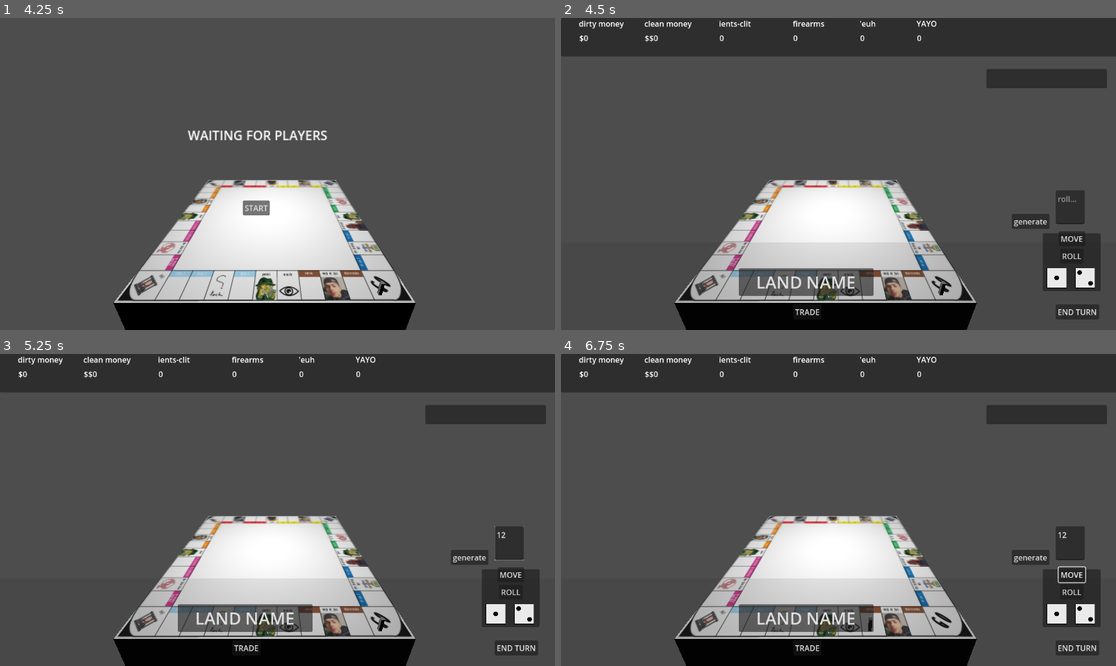
Above: before the commit, frames 1-4 (two rows, left to right).
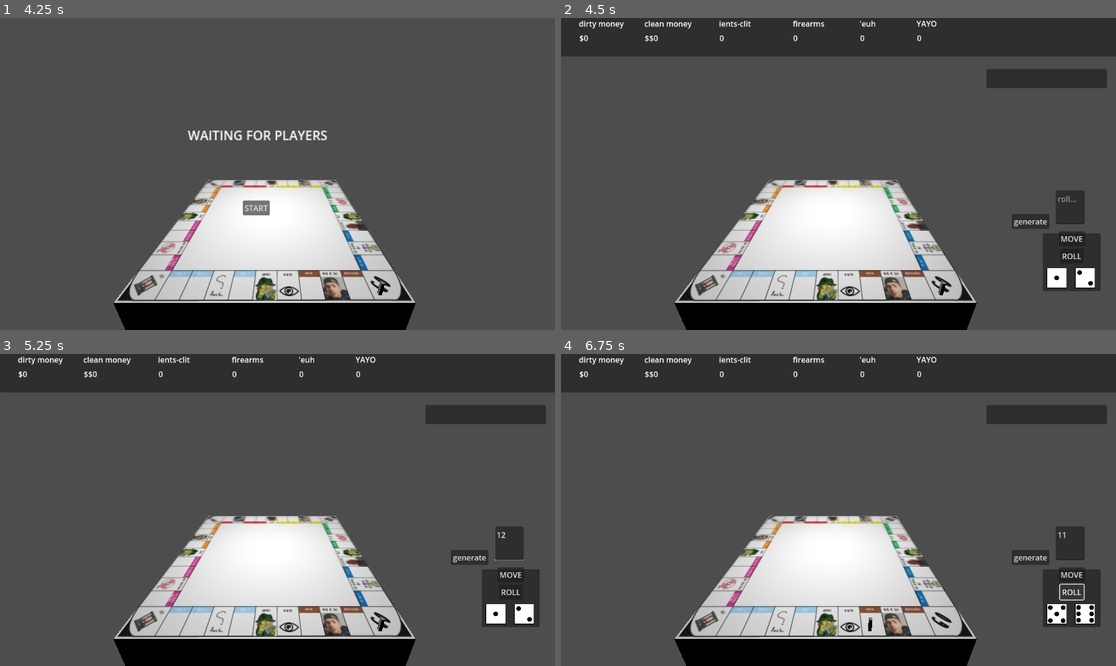
Above: after the commit, the same moments.

Repository: Khalil-Khe1/multiplayer_godot4
Game: Godot game, scene res://scenes/game.tscn
Same seed, same stepped clock (60 frames per second), same inputs: the game is played once before the commit and once after it.
Inputs (mouse positions are in pixels of both pictures, inside the frame that each line leads up to):
- Up to frame 1 (4.25 s): click (61, 74) at 0.52 s; type "Alex" at 0.6 s; click "ttt" at 1.25 s; click "ttt" at 2 s; click "ttt" at 2.75 s; click "HOST" at 3.5 s
- Up to frame 2 (4.5 s): click "START" at 4.25 s
- Up to frame 3 (5.25 s): click (510, 544) at 5.02 s; type "12" at 5.1 s
- Up to frame 4 (6.75 s): click "MOVE" at 5.75 s; click "ROLL" at 6.5 s

Frame 1 is identical in both runs. In frame 2, 2.4% of the frame differs, in the area x 32-97%, y 80-97%; in frame 3, 2.4%; in frame 4, 2.6%, in the area x 32-97%, y 57-97%.
Error before the commit: Out of bounds get index '1' (on base: 'Array') (res://scripts/game_controller.gd:187)

Commit message:
ui and game state sync

Diff:
--- a/pnl_sim/scripts/game_controller.gd
+++ b/pnl_sim/scripts/game_controller.gd
@@ -32,19 +32,24 @@
 
 @rpc("any_peer")
 func sync_turn(t : int):
-	print(multiplayer.get_unique_id())
 	turn = t
-	for p in players:
+	print(players)
+	for p in players:
+		print("summit: ", p.get_id())
 		if(multiplayer.get_unique_id() == p.get_id()):
+			print("a ", p.get_order())
 			if(turn == p.get_order()):
+				print(p.get_order())
 				set_game_state(gameStates.NEWTURN)
+				p.print_self()
+	print("sync turn : ", multiplayer.get_unique_id(), " TURN : ", turn)
 
 func set_game_state(value : gameStates):
 	gameState = value
 	var keywords : Array
 	match(gameState):
 		gameStates.NEWTURN:
-			pass
+			set_game_state(gameStates.ROLL)
 		gameStates.ROLL:
 			keywords.append("roll")
 			hide_unhide_ui(keywords)
@@ -66,6 +71,7 @@
 func load_resources():
 	load_dice()
 	load_lands()
+	load_panels()
 	setup_ui_navbar()
 
 @rpc("any_peer")
@@ -91,18 +97,18 @@
 		if(p.get_id() != 1):
 			rpc_id(p.get_id(), "sync_players", tmp)
 			rpc_id(p.get_id(), "rpc_load_resources")
+			rpc_id(p.get_id(), "sync_lobby_start_ui")
 
 @rpc("any_peer")
 func sync_players(players_array : Dictionary):
-	var local_players : Array = self.get_node("Players").get_children()
-	for p in local_players:
+	players = self.get_node("Players").get_children()
+	for p in players:
 		for rp in players_array.keys():
 			if(p.get_id() == rp):
 				p.set_order(players_array[rp])
 				break
-	for p in local_players:
+	for p in players:
 		p.print_self()
-
 
 func load_dice():
 	for i in 6:
@@ -115,7 +121,7 @@
 
 func load_panels():
 	panels["roll"] = self.get_parent().get_node("control/game_ui/roll_panel")
-	panels["gameplay"] = self.get_parent().get_node("contolr/game_ui/gameplay_panel")
+	panels["gameplay"] = self.get_parent().get_node("control/game_ui/gameplay_panel")
 
 func load_lands():
 	shares = load("res://scripts/shares.gd").new()
@@ -128,8 +134,11 @@
 	for k in panels.keys():
 		if k in keywords:
 			panels[k].set_visible(true)
+			print("ssss")
 		else:
 			panels[k].set_visible(false)
+			print("ddd")
+	print("hide_unhide: ", multiplayer.get_unique_id())
 
 func _on_move_pressed():
 	var howmuch : int = int(self.get_parent().get_node("control/game_ui/roll_panel/howmuch").text)
@@ -149,8 +158,8 @@
 		players[0].square = players[0].square + 1
 		if(players[0].square > 39):
 			players[0].square = 0
-		#print(players[0].position, "   ", players[0].square)
 		await get_tree().create_timer(0.4).timeout
+	set_game_state(gameStates.ACTION)
 
 func _on_roll_pressed():
 	var rng = RandomNumberGenerator.new()
@@ -163,19 +172,30 @@
 	set_dice(1, r1)
 	set_dice(2, r2)
 	self.get_parent().get_node("control/game_ui/roll_panel/howmuch").set_text(str(r1 + r2 + 2))
-	rpc("sync_roll", r1, r2)
 
 func _on_start_pressed():
 	var server  = self.get_parent()
 	server.get_node("control/lobby").set_visible(false)
 	server.get_node("control/game_ui").set_visible(true)
+	server.get_node("control/game_ui/roll_panel").set_visible(true)
+	server.get_node("control/game_ui/gameplay_panel").set_visible(false)
 	load_players()
 	load_resources()
 	sync_peers_on_init()
-	test_lands()
+	for p in players:
+		p.print_self()
+	#test_lands()
 
 func set_dice(n : int, roll : int):
 	self.get_parent().get_node("control/game_ui/roll_panel/D" + str(n)).set_texture(dice[roll])
+
+@rpc("any_peer")
+func sync_lobby_start_ui():
+	var empty : Array
+	empty.append("empty")
+	self.get_parent().get_node("control/lobby").set_visible(false)
+	self.get_parent().get_node("control/game_ui").set_visible(true)
+	hide_unhide_ui(empty)
 
 @rpc("any_peer")
 func sync_roll(r1 : int, r2 :int):
